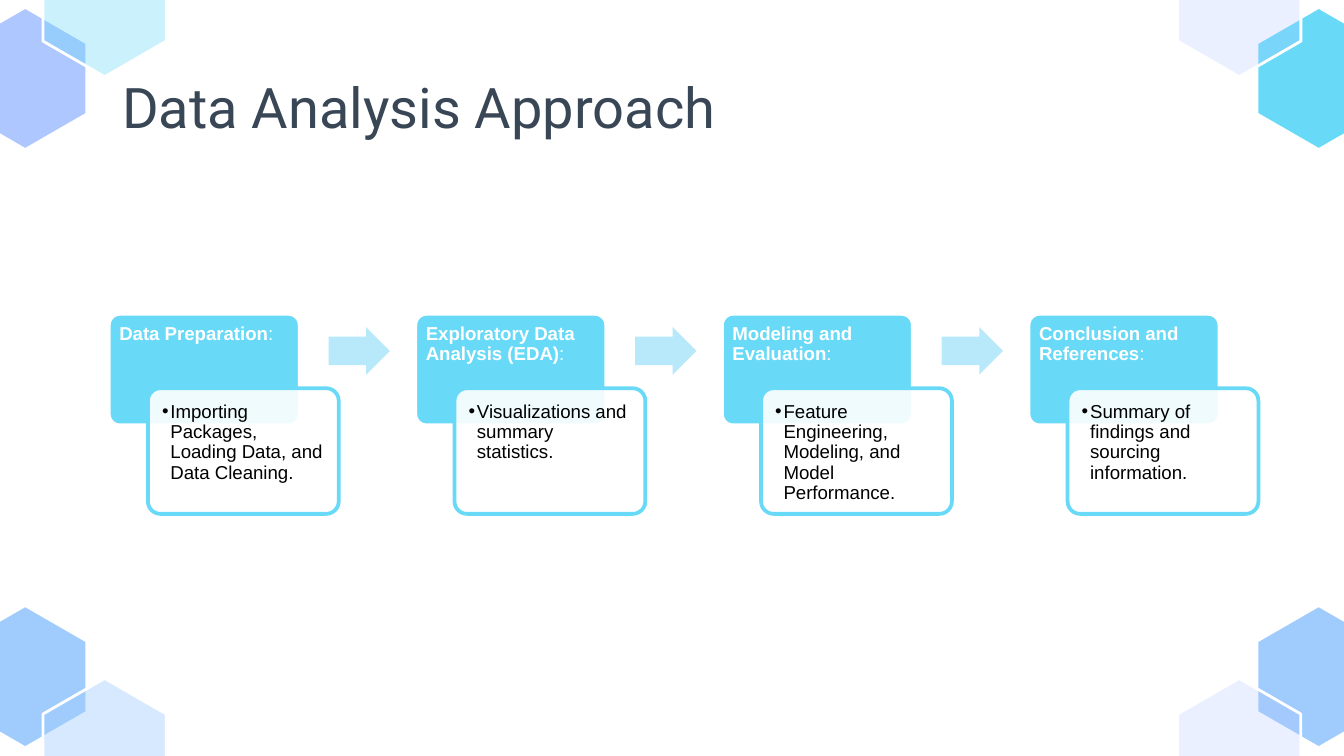
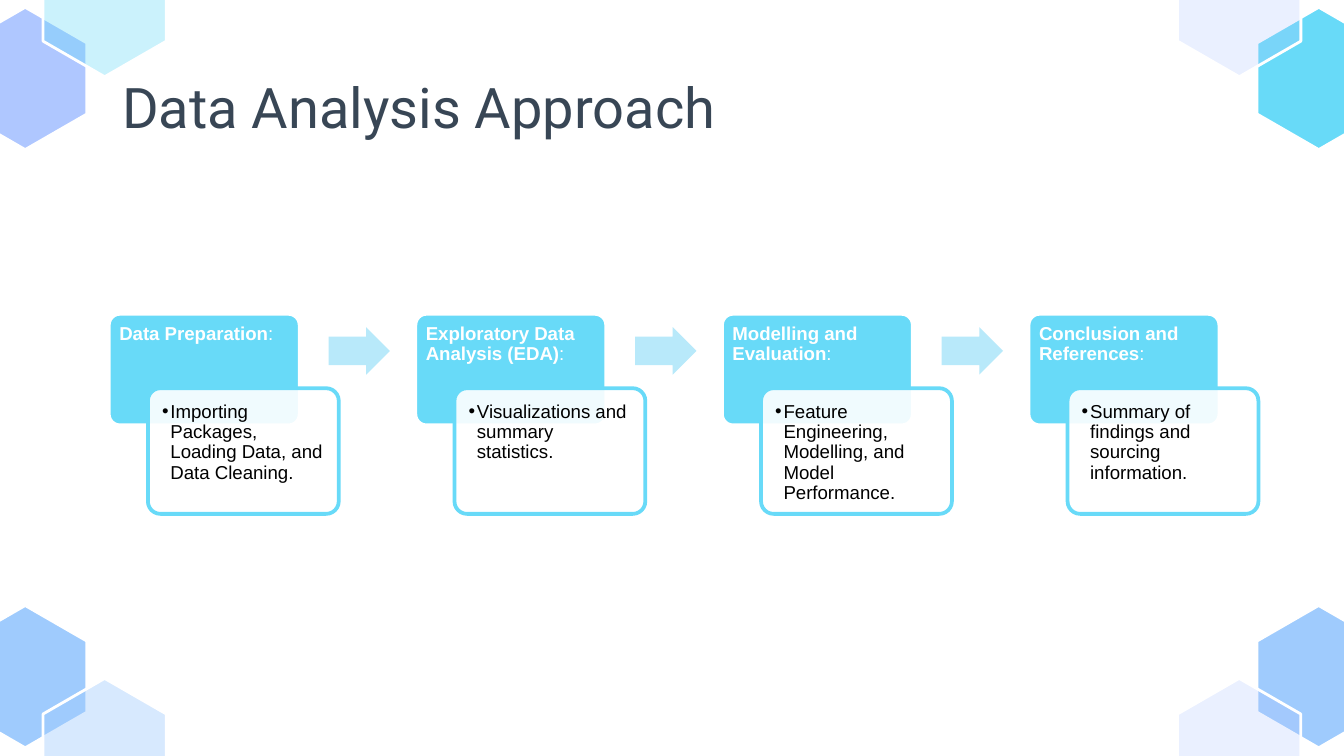
Before and after one commit to glenad/2403-ptds-regression, a slide deck: slide 9 of 2403_ PT_DS_Regression_Agri-food sector- Analysis.pptx. Drawn at 1344x756 pixels with LibreOffice and Linux fonts; fonts in the diff are those of the drawing. Boxes give left, top, right and bottom in pixels: in the first picture for what was removed or moved away, otherwise in the second. Text is boxed around its words. In the diff, an @@ line names an element or a change of style, - is before the commit and + after.

```diff
--- a/2403_ PT_DS_Regression_Agri-food sector- Analysis.pptx
+++ b/2403_ PT_DS_Regression_Agri-food sector- Analysis.pptx
@@ text at bbox=[732, 326, 857, 360]: text changed @@
-Modeling and Evaluation:
+Modelling and Evaluation:
@@ text at bbox=[784, 405, 904, 500]: text changed @@
-  • Feature Engineering, Modeling, and Model Performance.
+  • Feature Engineering, Modelling, and Model Performance.
```
Also in this commit, not shown: 10 other slides changed, 1 slide added, 5 slides removed.
